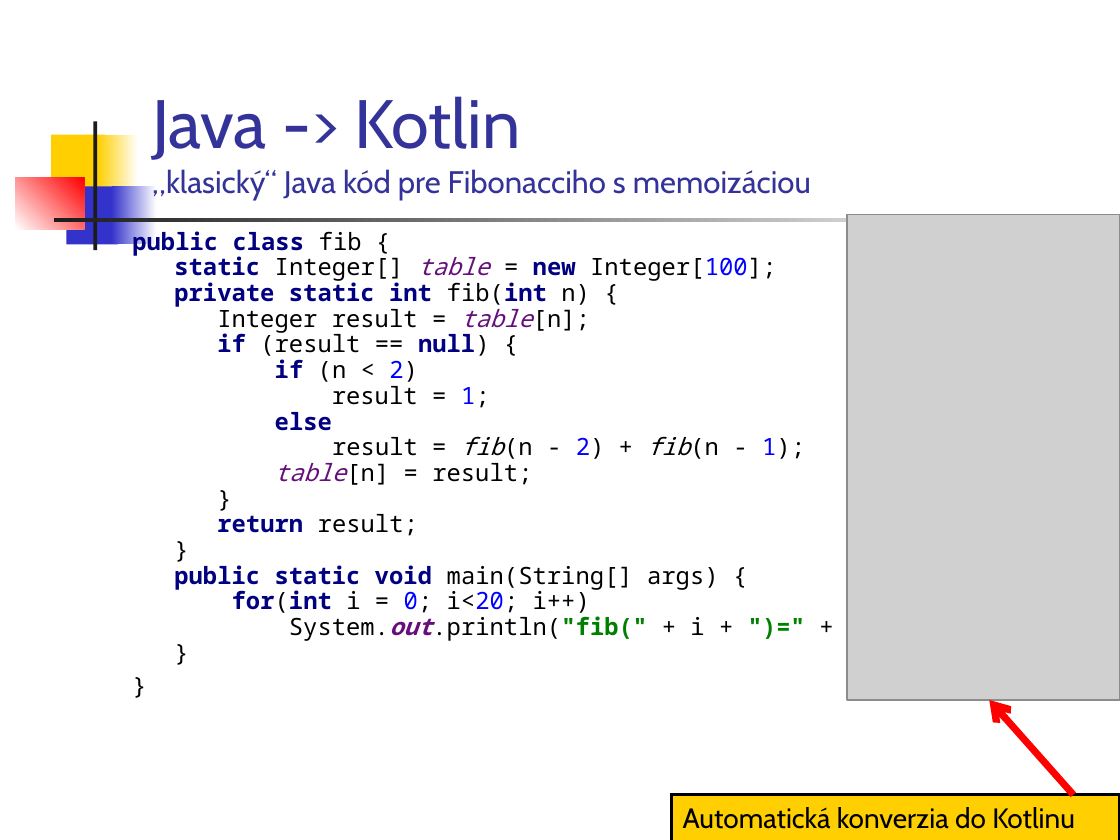
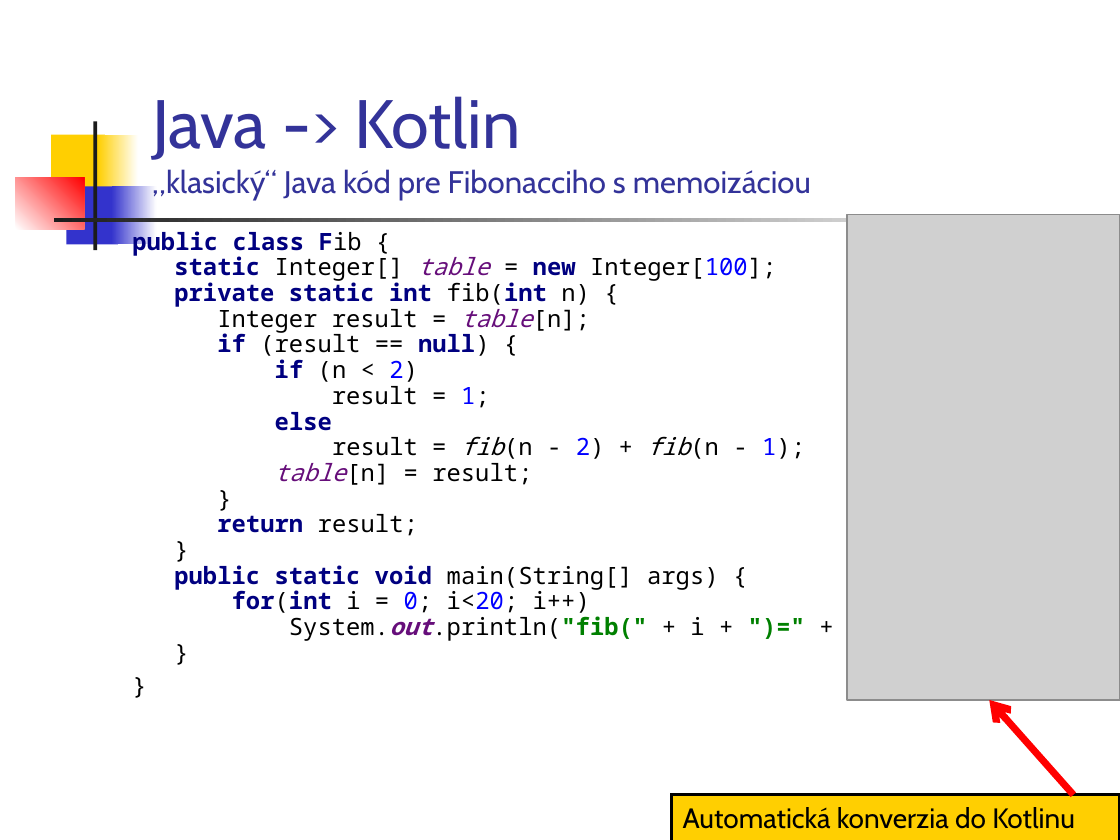
Before and after one commit to vmandro/Prednasky, a slide deck: slide 12 of 01/01_Kotlin.ppt. Drawn at 1120x840 pixels with LibreOffice and Linux fonts; fonts in the diff are those of the drawing; grey boxes stand for pictures. Boxes give left, top, right and bottom in pixels: in the first picture for what was removed or moved away, otherwise in the second. Text is boxed around its words. In the diff, an @@ line names an element or a change of style, - is before the commit and + after.

```diff
--- a/01/01_Kotlin.ppt
+++ b/01/01_Kotlin.ppt
@@ text at (132, 228, 805, 641): text changed @@
-public class fib {
-static Integer[] table = new Integer[100];
-private static int fib(int n) {
-Integer result = table[n];
-if (result == null) {
-if (n < 2)
-result = 1;
-else
-result = fib(n - 2) + fib(n - 1);
-table[n] = result;
-}
-return result;
-}
-public static void main(String[] args) {
-for(int i = 0; i<20; i++)
-System.out.println("fib(" + i + ")=" + fib(i));
-}
+public class Fib {
+static Integer[] table = new Integer[100];
+private static int fib(int n) {
+Integer result = table[n];
+if (result == null) {
+if (n < 2)
+result = 1;
+else
+result = fib(n - 2) + fib(n - 1);
+table[n] = result;
+}
+return result;
+}
+public static void main(String[] args) {
+for(int i = 0; i<20; i++)
+System.out.println("fib(" + i + ")=" + fib(i));
+}
```
Also in this commit, not shown: 7 other slides changed, 2 slides added, 1 slide removed, 4 other files.
